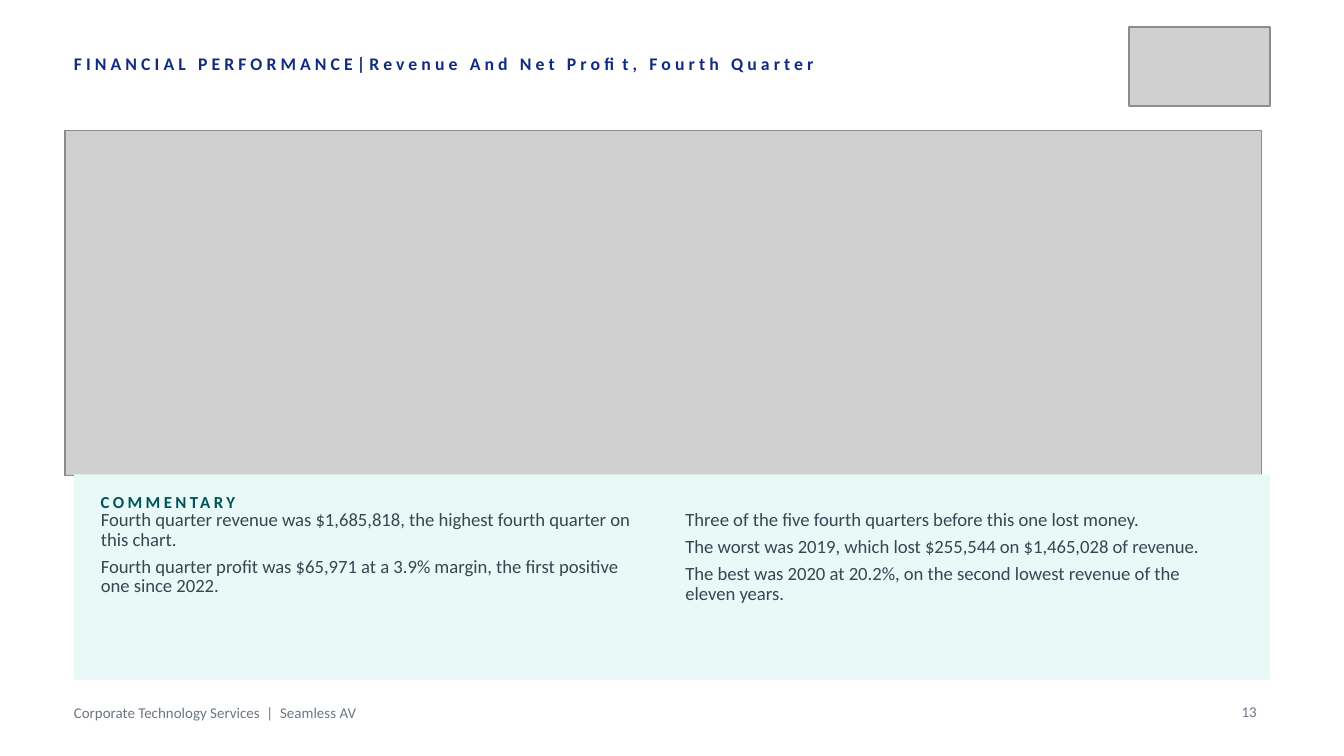
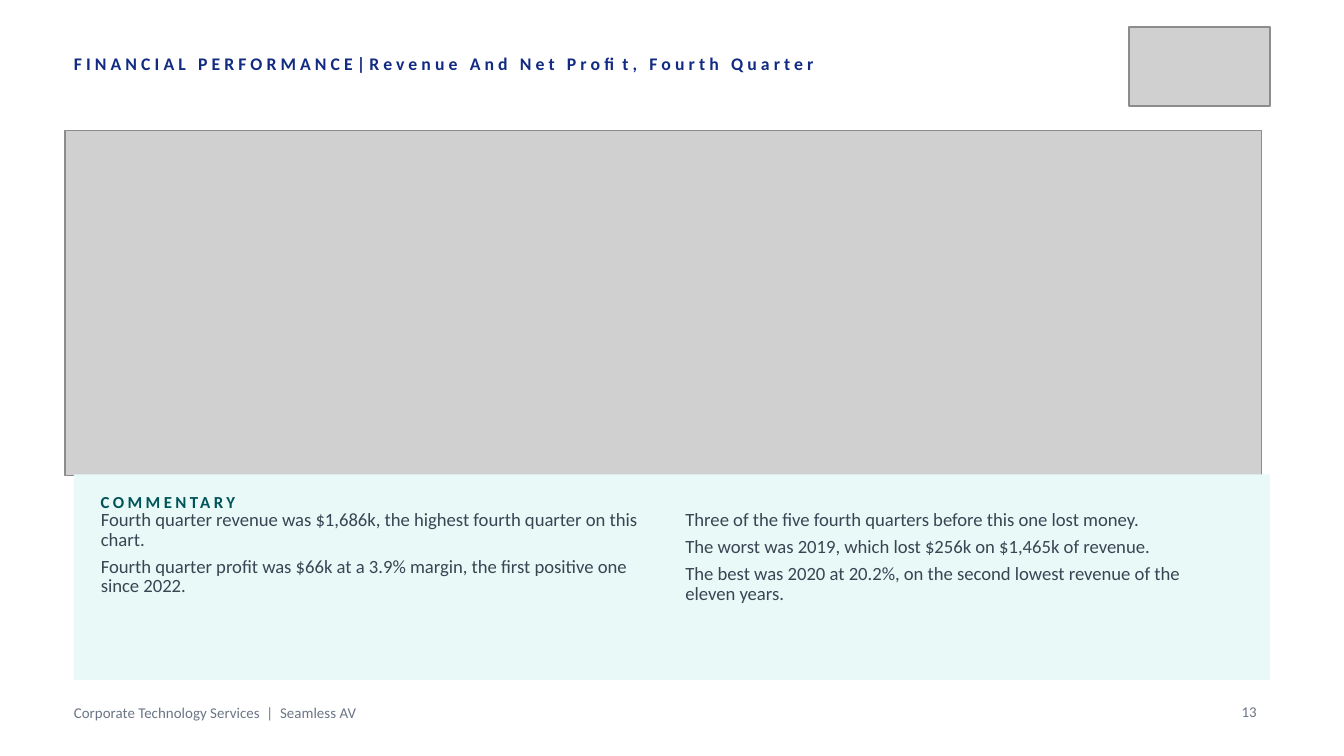
Before and after one commit to WesleyNelson-O33/Claude, a slide deck: slide 13 of deck/CTS Quarterly Business Review - Q1 FY2027.pptx. Drawn at 1344x756 pixels with LibreOffice and Linux fonts; fonts in the diff are those of the drawing; grey boxes stand for pictures. Boxes give left, top, right and bottom in pixels: in the first picture for what was removed or moved away, otherwise in the second. Text is boxed around its words. In the diff, an @@ line names an element or a change of style, - is before the commit and + after.

```diff
--- a/deck/CTS Quarterly Business Review - Q1 FY2027.pptx
+++ b/deck/CTS Quarterly Business Review - Q1 FY2027.pptx
@@ text at bbox=[101, 513, 638, 592]: text changed @@
-Fourth quarter revenue was $1,685,818, the highest fourth quarter on this chart.
-Fourth quarter profit was $65,971 at a 3.9% margin, the first positive one since 2022.
+Fourth quarter revenue was $1,686k, the highest fourth quarter on this chart.
+Fourth quarter profit was $66k at a 3.9% margin, the first positive one since 2022.
@@ text at bbox=[685, 540, 1149, 555]: text changed @@
-The worst was 2019, which lost $255,544 on $1,465,028 of revenue.
+The worst was 2019, which lost $256k on $1,465k of revenue.
```
Also in this commit, not shown: 11 other slides changed, 4 other files.
